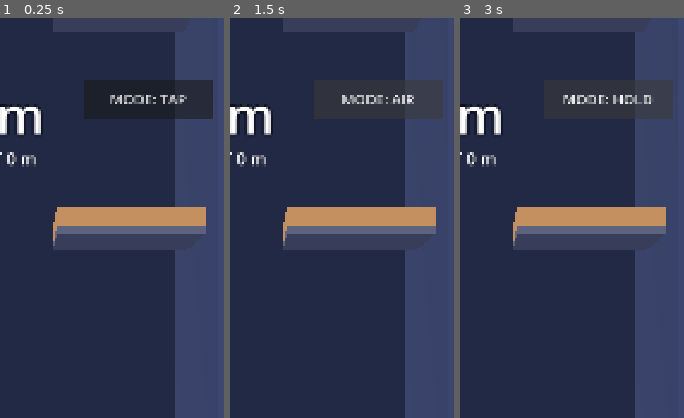
Above: before the commit, frames 1-3 (left to right).
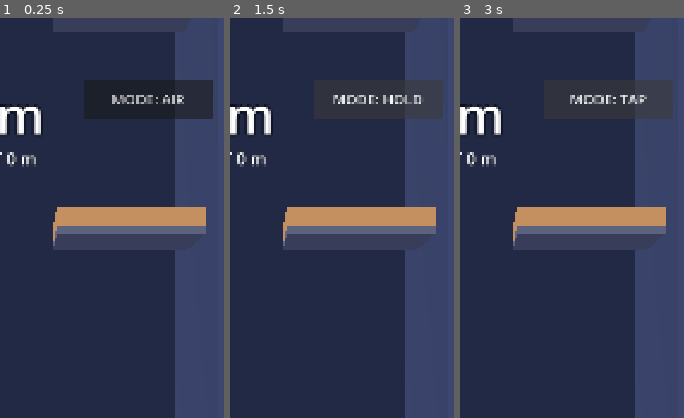
Above: after the commit, the same moments.

Repository: mertucan/UpsyFlip
Game: Godot game, scene res://core/game.tscn
Two runs of this game, one before a commit and one after it. Both use one fixed random seed, a clock stepped at 60 frames per second and the inputs below.
Inputs:
- Up to frame 1 (0.25 s): no input
- Up to frame 2 (1.5 s): click "MODE: TAP" (after the commit: "MODE: AIR") at 0.5 s; click "MODE: HOLD" (after the commit: "MODE: TAP") at 1.25 s
- Up to frame 3 (3 s): click "MODE: AIR" (after the commit: "MODE: HOLD") at 2 s; click "MODE: TAP" (after the commit: "MODE: AIR") at 2.75 s
The pictures show only the part of the screen within x 50-100%, y 0-50%; the shares and areas given below are measured in that part.

The runs differ from the first frame. In frame 1, 0.5% of the frame differs, in the area x 49-84%, y 19-22%; in frame 2, 0.7%, in the area x 45-86%, y 19-22%; in frame 3, 0.6%.

Commit message:
Land flat instead of falling through platforms; default to air launch
- Objects that settle on a top face now rest there and end the run
  (death reason LANDED_FLAT) instead of passing through the surface
- One mid-air relaunch is now the default control scheme

Diff:
--- a/core/flight_sim.gd
+++ b/core/flight_sim.gd
@@ -8,6 +8,7 @@
 ## face, or body/handle touching first) bounces.
 
 enum State { STUCK, FLYING, FALLING, DEAD }
+enum DeathReason { NONE, FELL, LANDED_FLAT }
 
 signal launched(direction: int, power: float)
 signal stuck(quality: int, surface: SurfaceRect)
@@ -26,10 +27,10 @@
 var kill_y: float = -INF
 var stuck_surface: SurfaceRect = null
 var air_launches_used: int = 0
+var death_reason: DeathReason = DeathReason.NONE
 
 var _ignored_surface: SurfaceRect = null
 var _bounce_count: int = 0
-var _ghost: bool = false
 
 
 func _init(p_config: FeelConfig) -> void:
@@ -46,14 +47,14 @@
 	_ignored_surface = null
 	air_launches_used = 0
 	_bounce_count = 0
-	_ghost = false
+	death_reason = DeathReason.NONE
 
 
 func can_launch() -> bool:
 	if state == State.STUCK:
 		return true
 	if state == State.FLYING or state == State.FALLING:
-		return not _ghost and air_launches_used < config.max_air_launches
+		return air_launches_used < config.max_air_launches
 	return false
 
 
@@ -93,9 +94,8 @@
 
 	if position.y < kill_y:
 		state = State.DEAD
+		death_reason = DeathReason.FELL
 		died.emit()
-		return
-	if _ghost:
 		return
 	if _ignored_surface != null and not _touches(_ignored_surface):
 		_ignored_surface = null
@@ -145,16 +145,31 @@
 	position = previous_position
 	angle = previous_angle
 	var normal_speed: float = velocity.dot(hit.normal)
+	_bounce_count += 1
+	if hit.face == SurfaceRect.Face.TOP:
+		var rebound_speed: float = -normal_speed * config.bounce_restitution
+		var is_settling: bool = _bounce_count > config.max_bounces or rebound_speed < config.bounce_pop_speed
+		if normal_speed <= 0.0 and is_settling:
+			_land_flat(hit)
+			return
 	if normal_speed < 0.0:
 		velocity -= (1.0 + config.bounce_restitution) * normal_speed * hit.normal
 	if velocity.dot(hit.normal) < config.bounce_pop_speed:
 		velocity += hit.normal * (config.bounce_pop_speed - velocity.dot(hit.normal))
 	angular_velocity *= -config.bounce_spin_factor
 	state = State.FALLING
-	_bounce_count += 1
-	if _bounce_count > config.max_bounces:
-		_ghost = true
 	bounced.emit(hit.point, hit.normal)
+
+
+## The object came to rest lying on top of a surface without sticking: the run ends there.
+func _land_flat(hit: SurfaceRect.Hit) -> void:
+	angle = 0.0 if cos(angle) >= 0.0 else PI
+	position.y = hit.point.y + config.rest_height
+	velocity = Vector2.ZERO
+	angular_velocity = 0.0
+	state = State.DEAD
+	death_reason = DeathReason.LANDED_FLAT
+	died.emit()
 
 
 func _touches(surface: SurfaceRect) -> bool:
--- a/core/game.gd
+++ b/core/game.gd
@@ -27,7 +27,7 @@
 var _surface_nodes: Dictionary[SurfaceRect, Node3D] = {}
 var _materials: Dictionary[Color, StandardMaterial3D] = {}
 
-var _control_mode: ControlMode = ControlMode.TAP
+var _control_mode: ControlMode = ControlMode.AIR
 var _accumulator: float = 0.0
 var _next_plank_index: int = 0
 var _next_plank_top: float = 0.0
--- a/data/feel_config.gd
+++ b/data/feel_config.gd
@@ -13,7 +13,7 @@
 @export var launch_speed_y: float = 11.0
 @export var spin_speed_deg: float = 495.0
 ## Extra launches allowed while airborne (0 = only from a stuck state).
-@export var max_air_launches: int = 0
+@export var max_air_launches: int = 1
 
 @export_group("Hold to charge")
 @export var hold_to_charge: bool = false
@@ -33,8 +33,11 @@
 @export var bounce_restitution: float = 0.35
 @export var bounce_spin_factor: float = 0.5
 @export var bounce_pop_speed: float = 1.5
-## After this many bounces in one flight the object stops colliding and drops.
+## An object that bounces on a top face more than this many times in one
+## flight, or too slowly to pop back up, comes to rest there and the run ends.
 @export var max_bounces: int = 3
+## Height of the resting object's pivot above the surface it lies on.
+@export var rest_height: float = 0.1
 
 @export_group("Object shape")
 ## Distance from the pivot to the tip / to the handle end.
--- a/data/feel_config.tres
+++ b/data/feel_config.tres
@@ -9,7 +9,7 @@
 launch_speed_x = 5.0
 launch_speed_y = 11.0
 spin_speed_deg = 495.0
-max_air_launches = 0
+max_air_launches = 1
 hold_to_charge = false
 charge_time = 0.7
 charge_min_scale = 0.75
@@ -22,6 +22,7 @@
 bounce_spin_factor = 0.5
 bounce_pop_speed = 1.5
 max_bounces = 3
+rest_height = 0.1
 tip_offset = 0.6
 tail_offset = 0.5
 body_sample_count = 6
--- a/tests/test_flight_sim.gd
+++ b/tests/test_flight_sim.gd
@@ -96,6 +96,21 @@
 	assert_eq(sim.state, FlightSim.State.FALLING, "flat impact bounces")
 
 
+func test_flat_landing_rests_on_surface_and_ends_run() -> void:
+	var config: FeelConfig = _config()
+	config.max_air_launches = 0
+	var sim: FlightSim = FlightSim.new(config)
+	sim.surfaces.append(SurfaceRect.new(Rect2(-3.0, -1.0, 6.0, 1.0)))
+	sim.state = FlightSim.State.FLYING
+	sim.position = Vector2(0.0, 2.0)
+	sim.angle = 0.0
+	sim.kill_y = -10.0
+	_run_until_settled(sim)
+	assert_eq(sim.state, FlightSim.State.DEAD, "flat landing ends the run")
+	assert_eq(sim.death_reason, FlightSim.DeathReason.LANDED_FLAT, "death reason is landed flat")
+	assert_true(sim.position.y > 0.0, "object stays on top of the surface, never falls through")
+
+
 func test_underside_is_not_stickable() -> void:
 	var surface: SurfaceRect = SurfaceRect.new(Rect2(-1.0, 2.0, 2.0, 0.4))
 	var sim: FlightSim = _single_surface_sim(surface, Vector2(0.0, 0.5), PI * 0.5, Vector2(0.0, 6.0))
@@ -116,9 +131,10 @@
 
 func test_air_launches_are_limited() -> void:
 	var config: FeelConfig = _config()
+	config.max_air_launches = 0
 	var sim: FlightSim = _course_sim(config, 0)
 	assert_true(sim.launch(1), "launch from stuck")
-	assert_true(not sim.launch(1), "no air launch by default")
+	assert_true(not sim.launch(1), "no air launch when disabled")
 	config.max_air_launches = 1
 	assert_true(sim.launch(-1), "one air launch when enabled")
 	assert_true(not sim.launch(1), "air launch budget is spent")
